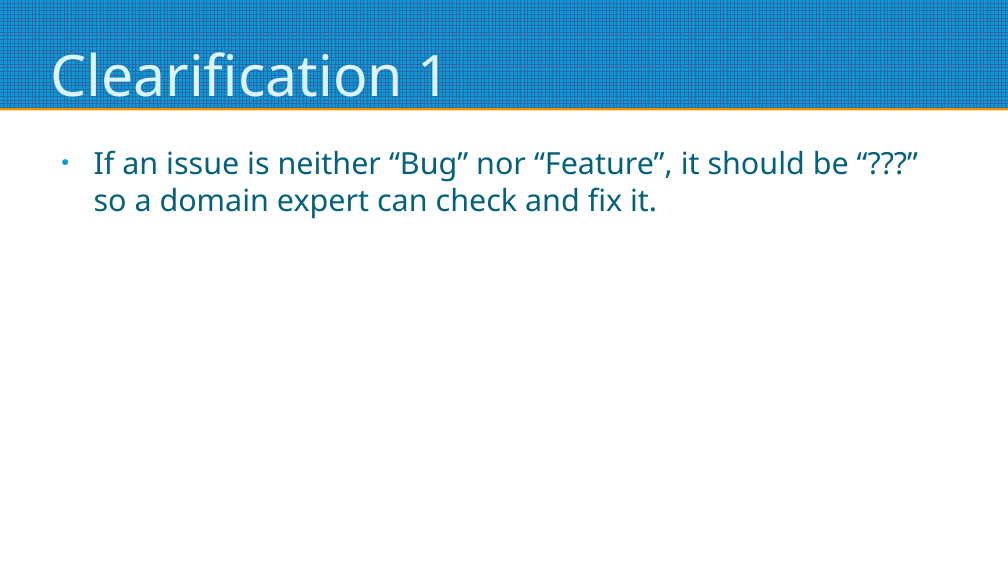
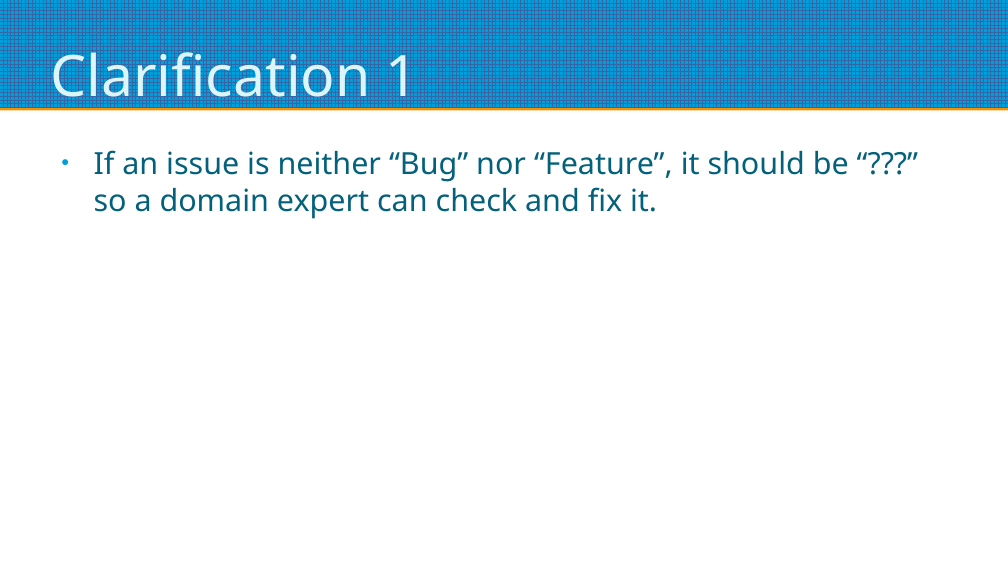
Before and after one commit to roskakori/django-reporting-with-raw-sql, a slide deck: slide 60 of Django reporting with raw SQL.odp (slide 59 before the commit). Drawn at 1008x567 pixels with LibreOffice and Linux fonts; fonts in the diff are those of the drawing. Boxes give left, top, right and bottom in pixels: in the first picture for what was removed or moved away, otherwise in the second. Text is boxed around its words. In the diff, an @@ line names an element or a change of style, - is before the commit and + after.

```diff
--- a/Django reporting with raw SQL.odp
+++ b/Django reporting with raw SQL.odp
@@ title at box(50, 42, 419, 111): text changed @@
-Clearification 1
+Clarification 1
```
Also in this commit, not shown: 10 other slides changed, 3 slides added, 2 slides removed.
